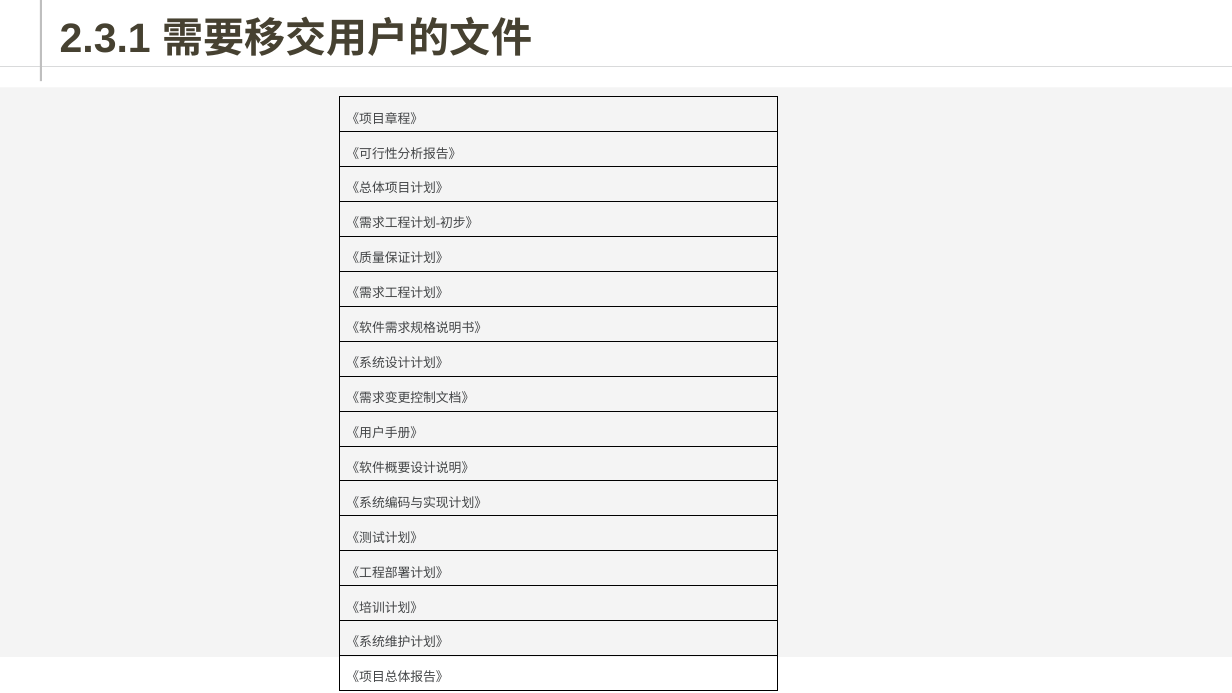
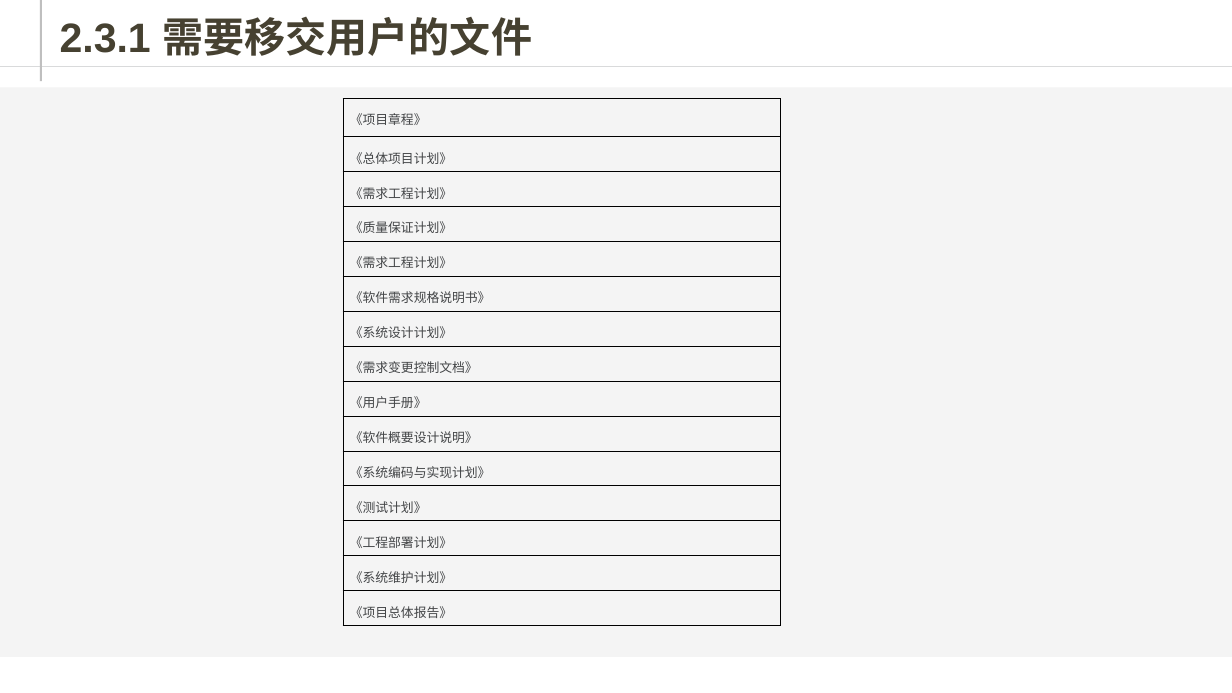
Before and after one commit to KINNNNNNG/G13, a slide deck: slide 15 of PPT/评审PPT/PRD-2016-G13-需求工程项目计划-v1.0.ppt. Drawn at 1232x693 pixels with LibreOffice and Linux fonts; fonts in the diff are those of the drawing; background and template pictures are left out. Boxes give left, top, right and bottom in pixels: in the first picture for what was removed or moved away, otherwise in the second. Text is boxed around its words. In the diff, an @@ line names an element or a change of style, - is before the commit and + after.

```diff
--- a/PPT/评审PPT/PRD-2016-G13-需求工程项目计划-v1.0.ppt
+++ b/PPT/评审PPT/PRD-2016-G13-需求工程项目计划-v1.0.ppt
@@ table at <box>343,98,780,622</box> @@
-row 2: 《可行性分析报告》
-row 3, column 1: 《需求工程计划-初步》
+row 3, column 1: 《需求工程计划》
-row 15: 《培训计划》
```
Also in this commit, not shown: 2 slides added, 3 other files.
